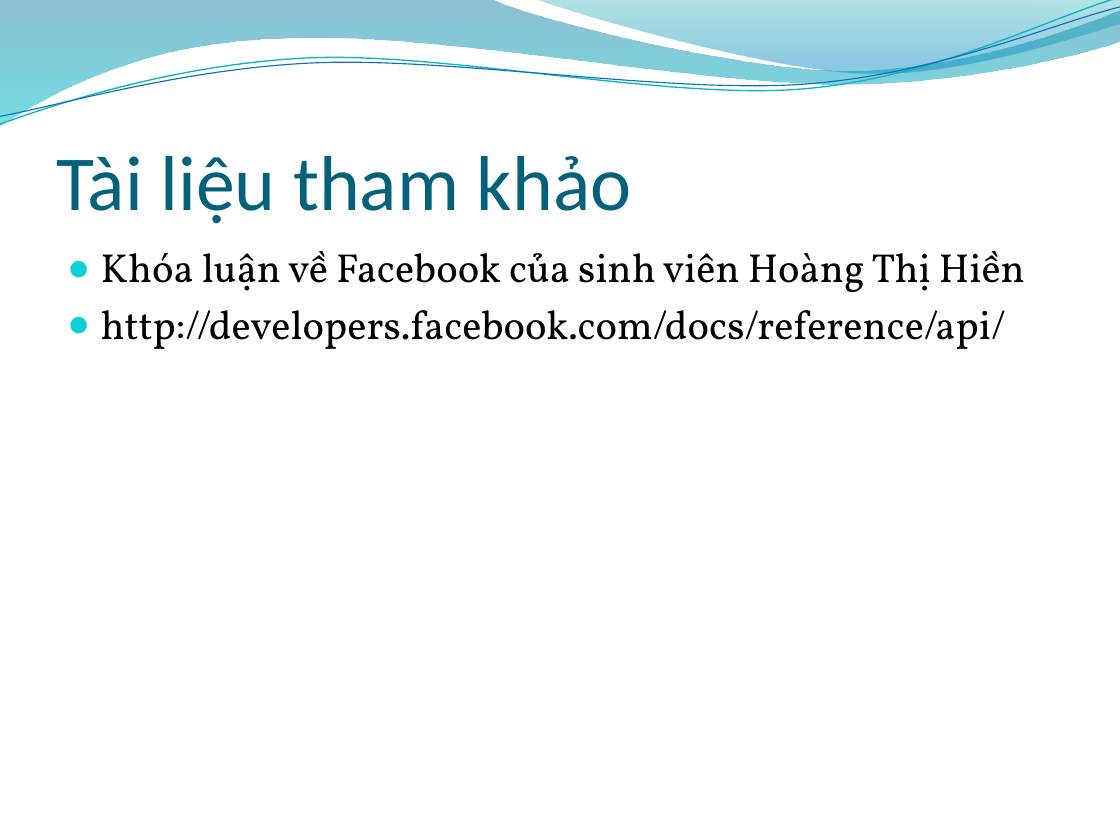
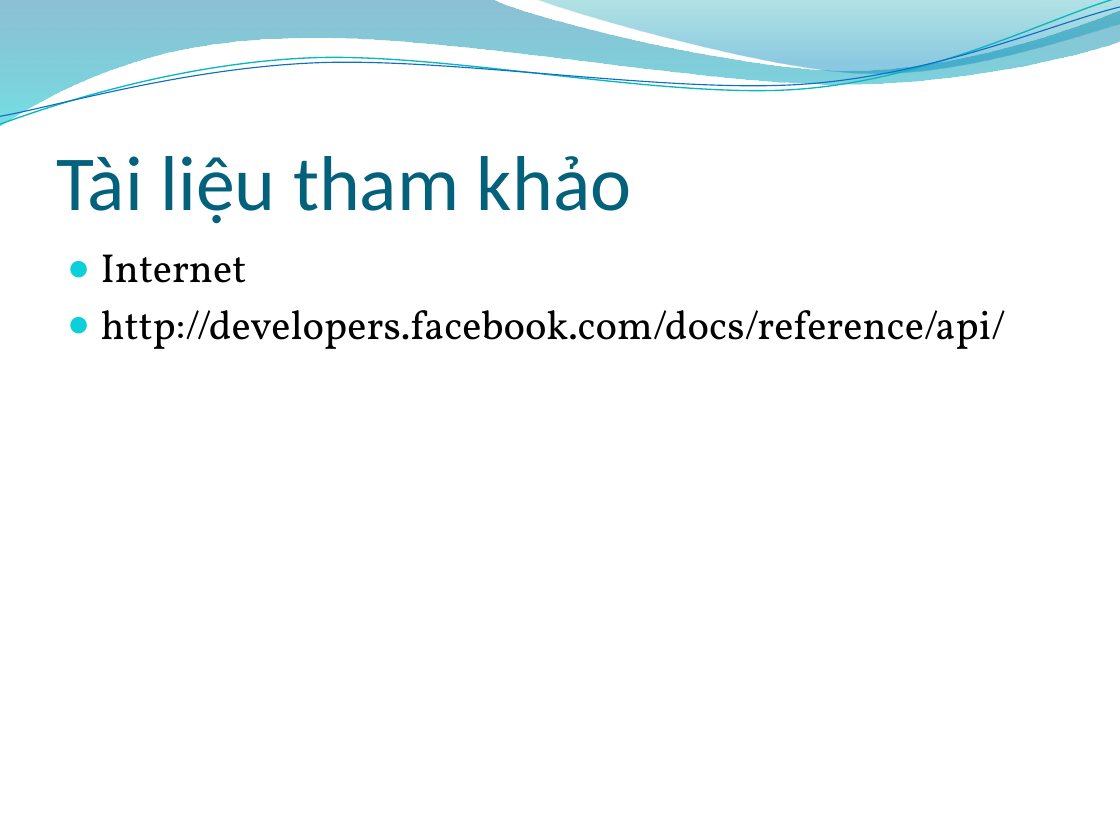
Before and after one commit to tuankit/web-api-project, a slide deck: slide 26 of 0912397_0912403_0912409_FacebookAPI_8.5/Slide/Facebook API.pptx. Drawn at 1120x840 pixels with LibreOffice and Linux fonts; fonts in the diff are those of the drawing; background and template pictures are left out. Boxes give left, top, right and bottom in pixels: in the first picture for what was removed or moved away, otherwise in the second. Text is boxed around its words. In the diff, an @@ line names an element or a change of style, - is before the commit and + after.

```diff
--- a/0912397_0912403_0912409_FacebookAPI_8.5/Slide/Facebook API.pptx
+++ b/0912397_0912403_0912409_FacebookAPI_8.5/Slide/Facebook API.pptx
@@ text at [101,254,247,283]: text changed @@
-● Khóa luận về Facebook của sinh viên Hoàng Thị Hiền
+● Internet
```
Also in this commit, not shown: 5 other slides changed, 2 other files.
